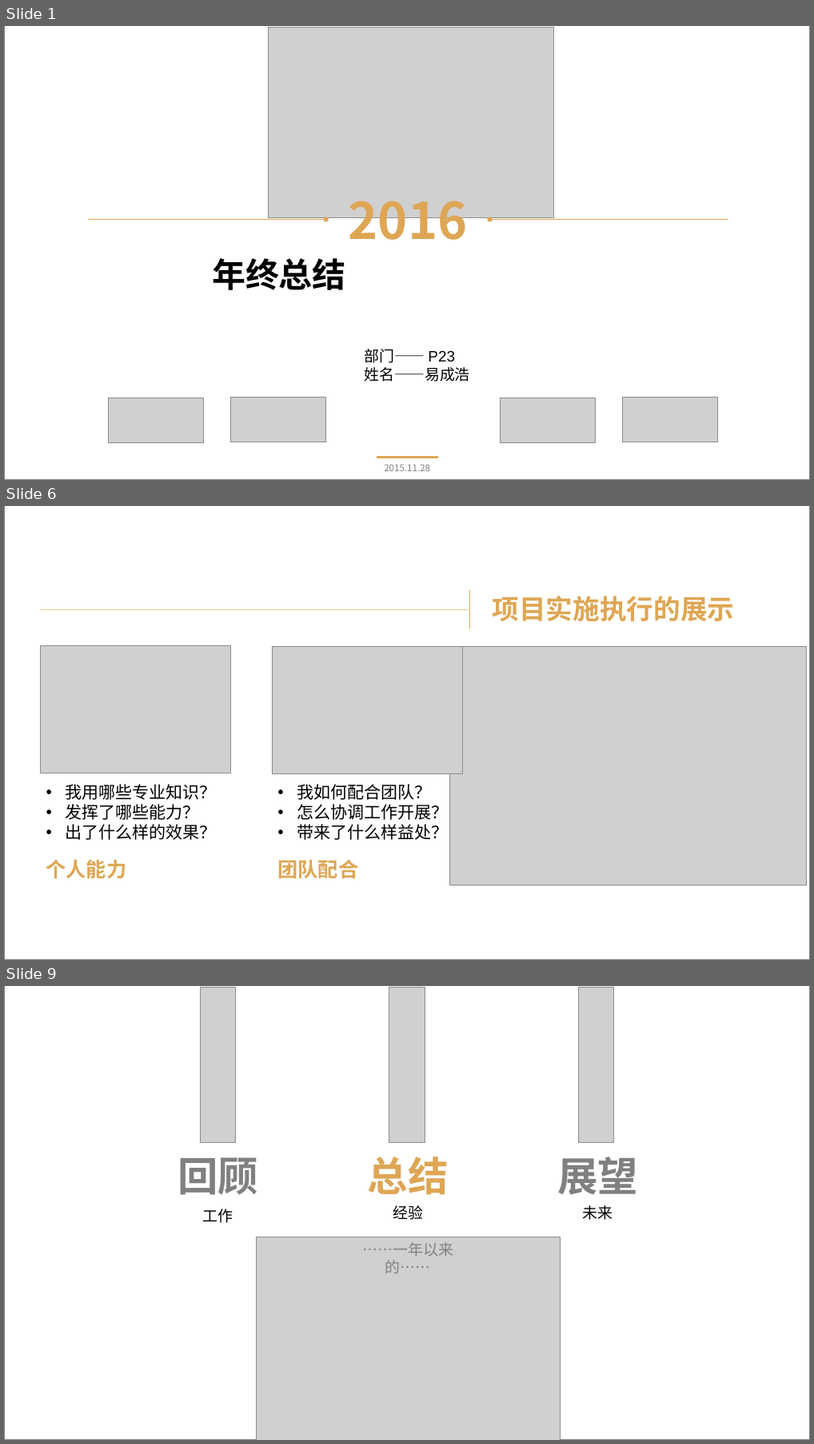
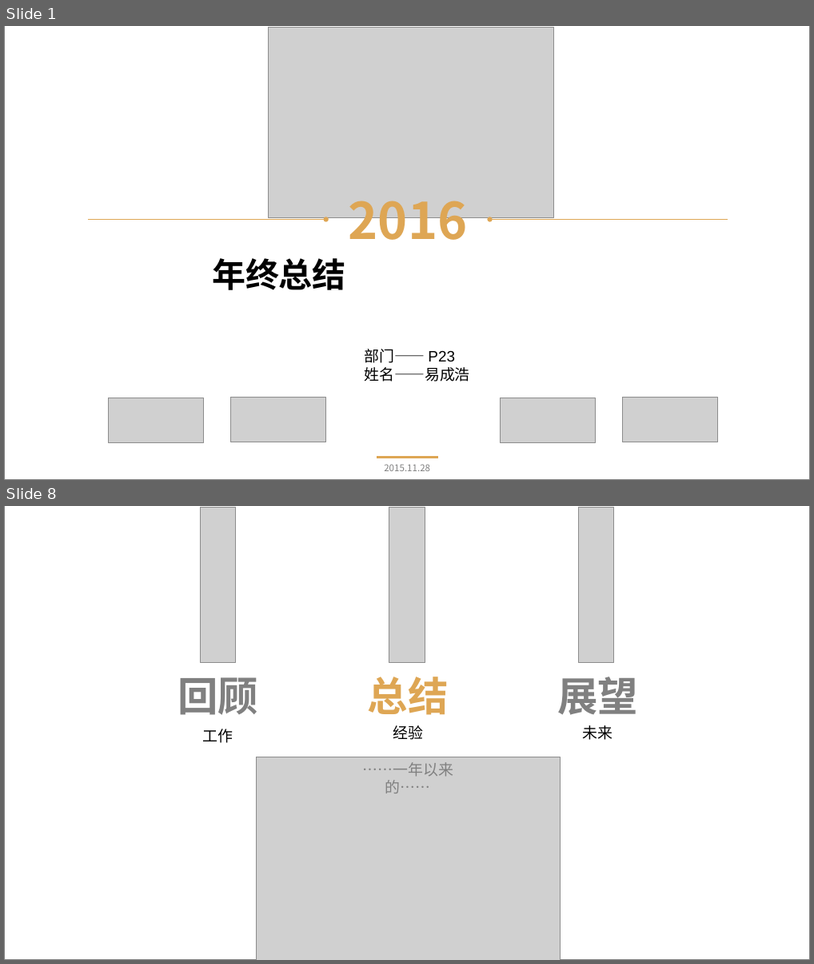
Before and after one commit to 523793658/Air, a slide deck: 2016年终工作总结ppt.pptx. Shown one above the other, each under a label of ours: slides 1, 6 and 9 before the commit, slides 1 and 8 after it; the slides between them are not shown. The pictures are 814x1444 and 814x964 pixels, drawn with LibreOffice and Linux fonts; fonts in the diff are those of the drawing; grey boxes stand for pictures. Boxes give left, top, right and bottom in pixels: in the first picture for what was removed or moved away, otherwise in the second. Text is boxed around its words. In the diff, an @@ line names an element or a change of style, - is before the commit and + after.

```diff
--- a/2016年终工作总结ppt.pptx
+++ b/2016年终工作总结ppt.pptx
@@ slide 6 removed at [4,506,810,960], background #FFFFFF; not listed: 1 template element that a slide beside it also shows @@
@@ line removed from (470, 590) to (470, 629) @@
@@ text removed at [493,596,734,621] @@
-项目实施执行的展示
@@ line removed from (40, 609) to (469, 609) @@
@@ picture removed at [40,646,231,772] @@
@@ picture removed at [272,647,462,774] @@
@@ picture removed at [450,647,807,885] @@
@@ text removed at [65,784,216,840] @@
-• 我用哪些专业知识？
-• 发挥了哪些能力？
-• 出了什么样的效果？
@@ text removed at [297,784,448,840] @@
-• 我如何配合团队？
-• 怎么协调工作开展？
-• 带来了什么样益处？
@@ text removed at [46,859,127,878] @@
-个人能力
@@ text removed at [278,859,358,879] @@
-团队配合
@@ what was slide 9 is now slide 8 @@
```
Also in this commit, not shown: 3 slides changed, 9 slides added, 8 other slides removed.
